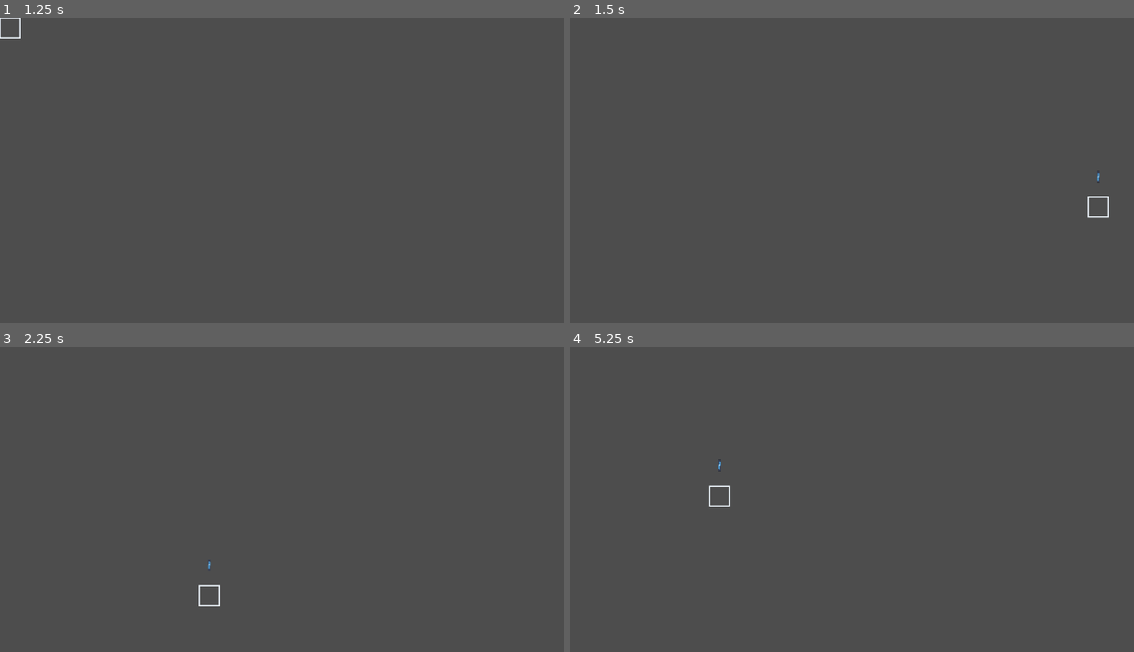
Above: before the commit, frames 1-4 (two rows, left to right).
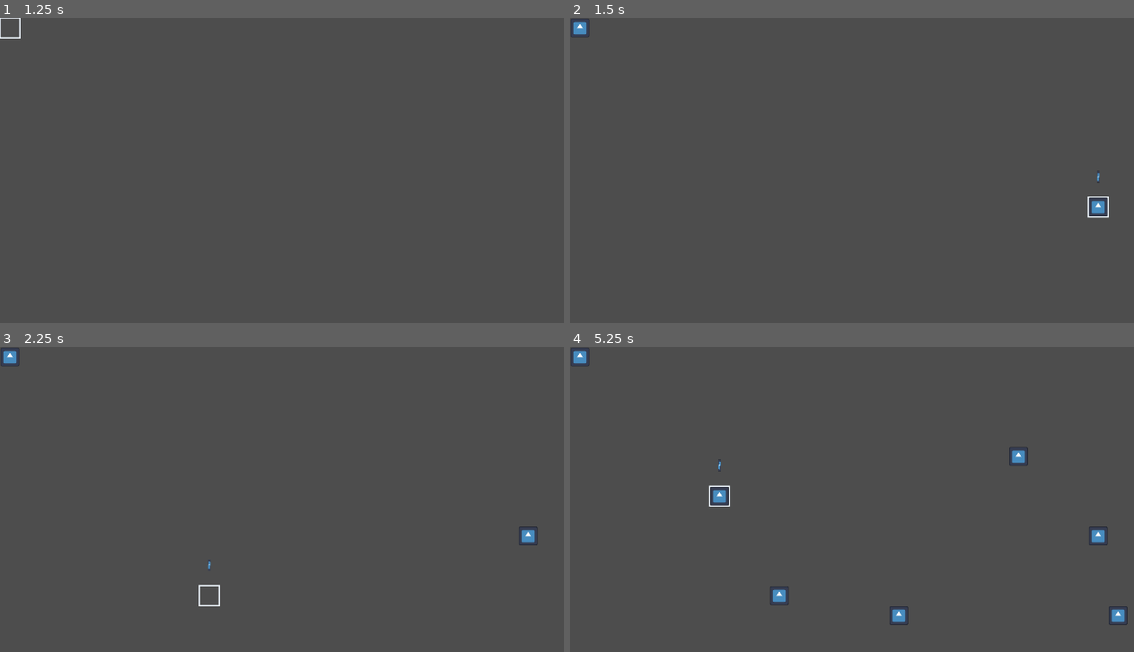
Above: after the commit, the same moments.

Repository: ACristoff/godotwild83
Game: Godot game, scene res://Lib/Game_Manager/game_manager.tscn
The game is run twice, just before and just after one commit, with the same random seed, the same clock (stepped at 60 frames per second) and the same inputs. The engine's default icon, where the game draws it, is replaced by a stand-in: a white triangle on a blue panel in a dark square. Sound files missing from this copy of the repository are replaced by a short silence.
Inputs (mouse positions are in pixels of both pictures, inside the frame that each line leads up to):
- Up to frame 1 (1.25 s): click "Start" at 0.5 s
- Up to frame 2 (1.5 s): tap Enter (ui_accept) at 1.25 s; move the mouse to (1088, 197) at 1.27 s; press the mouse at (1088, 197) at 1.28 s; hold Right (ui_right) from 1.28 s (still down)
- Up to frame 3 (2.25 s): tap Enter (ui_accept) at 1.52, 1.82, 2 s; right-click (518, 526) at 1.55 s; move the mouse to (214, 569) at 2.02 s; release Right (ui_right) at 2.03 s; release the mouse at (214, 569) at 2.03 s; hold Down (ui_down) from 2.03 s (still down); right-click (214, 569) at 2.1 s
- Up to frame 4 (5.25 s): tap Enter (ui_accept) at 2.27, 2.3, 2.57, 3.77, 4.07, 4.52, 4.55, 4.82, 5 s; click (784, 569) at 2.75 s; move the mouse to (998, 459) at 2.77 s; release Down (ui_down) at 2.78 s; hold Right (ui_right) 2.78-3.53 s; hold Enter (ui_accept) 2.78-3.53 s; click (998, 459) at 3.05 s; move the mouse to (891, 627) at 3.52 s; hold Up (ui_up) 3.53-4.28 s; click (891, 627) at 3.6 s; right-click (891, 627) at 3.8 s; click (891, 627) at 4.25 s; move the mouse to (outside the picture) at 4.27 s; hold Right mouse button (right_click, bound only after the commi… 4.28-5.03 s; hold Left (ui_left) from 4.28 s (still down); move the mouse to (711, 487) at 5.02 s; click (711, 487) at 5.1 s

Frame 1 is identical in both runs. In frame 2, 0.3% of the frame differs, in the area x 0-96%, y 0-65%; in frame 3, 0.3%; in frame 4, 1.0%, in the area x 0-99%, y 0-92%.

Commit message:
building placement WIP, base building class, level class basic funcs

Diff:
--- a/Data/Buildings/base_building.tscn
+++ b/Data/Buildings/base_building.tscn
@@ -12,5 +12,5 @@
 [node name="Timer" type="Timer" parent="."]
 
 [node name="Sprite2D" type="Sprite2D" parent="."]
-scale = Vector2(0.0625, 0.0585938)
+scale = Vector2(0.237305, 0.237305)
 texture = ExtResource("1_m11ub")
--- a/Lib/Cursor/cursor.gd
+++ b/Lib/Cursor/cursor.gd
@@ -11,6 +11,12 @@
 @onready var _timer: Timer = $Timer
 @onready var cursor_sprite = $Sprite2D
 
+## Emitted when clicking on the currently hovered cell or when pressing "confirm"
+signal accept_pressed(cell)
+## Emitted when the cursor moved to a new cell.
+signal moved_cursor(new_cell)
+## Emitted when deselecting
+signal deselect_pressed()
 
 
 ## Coordinates of the current cell the cursor is hovering.
@@ -29,7 +35,7 @@
 		#	down
 		position = grid.calculate_map_position(cell)
 		#TODO
-		#emit_signal("moved", cell)
+		emit_signal("moved_cursor", cell)
 		_timer.start()
 
 func _ready() -> void:
@@ -56,7 +62,7 @@
 	if event is InputEventMouseMotion:
 		cell = grid.calculate_grid_coordinates(event.position + Vector2(0, 0))
 	# Trying to select something in a cell.
-	elif event.is_action_pressed("click") or event.is_action_pressed("ui_accept"):
+	elif event.is_action_pressed("confirm") or event.is_action_pressed("ui_accept"):
 		emit_signal("accept_pressed", cell)
 		get_viewport().set_input_as_handled()
 	elif event.is_action_pressed("right_click"):
--- a/Lib/Level_Manager/level.gd
+++ b/Lib/Level_Manager/level.gd
@@ -7,8 +7,12 @@
 @export var grid: Resource = preload("res://Lib/Grid/grid.tres")
 @export var level_music: AudioStreamMP3
 
-var buildings := {}
+@export var building_glossary = [preload("res://Data/Buildings/base_building.tscn")]
 
+var map := {}
+
+#var currently_building = null
+var current_building = building_glossary[0]
 
 func reinitialize():
 	for child in get_children():
@@ -16,3 +20,31 @@
 		#if not unit:
 			#continue
 		pass
+
+func place_building(cell):
+	#Early exit if the placement is invalid
+	if !is_valid_placement(cell):
+		return false
+	#Instantiate the selected building
+	var new_building = current_building.instantiate()
+	#Place it
+	var building_position = grid.calculate_map_position(cell)
+	new_building.position = building_position
+	add_child(new_building)
+	pass
+
+func is_valid_placement(cell):
+	#TODO Check the buildings map if cell is blocked or in bounds, then return false if it is.
+	#Otherwise return true
+	return true
+
+func _on_cursor_accept_pressed(cell):
+	#print('cursor selected:', cell)
+	if current_building != null:
+		place_building(cell)
+	pass # Replace with function body.
+
+
+func _on_cursor_moved_cursor(new_cell):
+	print('cursor moved to:', new_cell)
+	pass # Replace with function body.
--- a/Lib/Level_Manager/level.tscn
+++ b/Lib/Level_Manager/level.tscn
@@ -7,3 +7,6 @@
 script = ExtResource("1_y2im8")
 
 [node name="Cursor" parent="." instance=ExtResource("2_y2im8")]
+
+[connection signal="accept_pressed" from="Cursor" to="." method="_on_cursor_accept_pressed"]
+[connection signal="moved_cursor" from="Cursor" to="." method="_on_cursor_moved_cursor"]
--- a/project.godot
+++ b/project.godot
@@ -36,6 +36,11 @@
 , Object(InputEventKey,"resource_local_to_scene":false,"resource_name":"","device":-1,"window_id":0,"alt_pressed":false …(186 unchanged characters)…
 ]
 }
+right_click={
+"deadzone": 0.2,
+"events": [Object(InputEventMouseButton,"resource_local_to_scene":false,"resource_name":"","device":-1,"window_id":0,"alt_pressed":false,"shift_pressed":false,"ctrl_pressed":false,"meta_pressed":false,"button_mask":0,"position":Vector2(0, 0),"global_position":Vector2(0, 0),"factor":1.0,"button_index":2,"canceled":false,"pressed":false,"double_click":false,"script":null)
+]
+}
 delete={
 "deadzone": 0.2,
 "events": [Object(InputEventKey,"resource_local_to_scene":false,"resource_name":"","device":-1,"window_id":0,"alt_press …(192 unchanged characters)…
